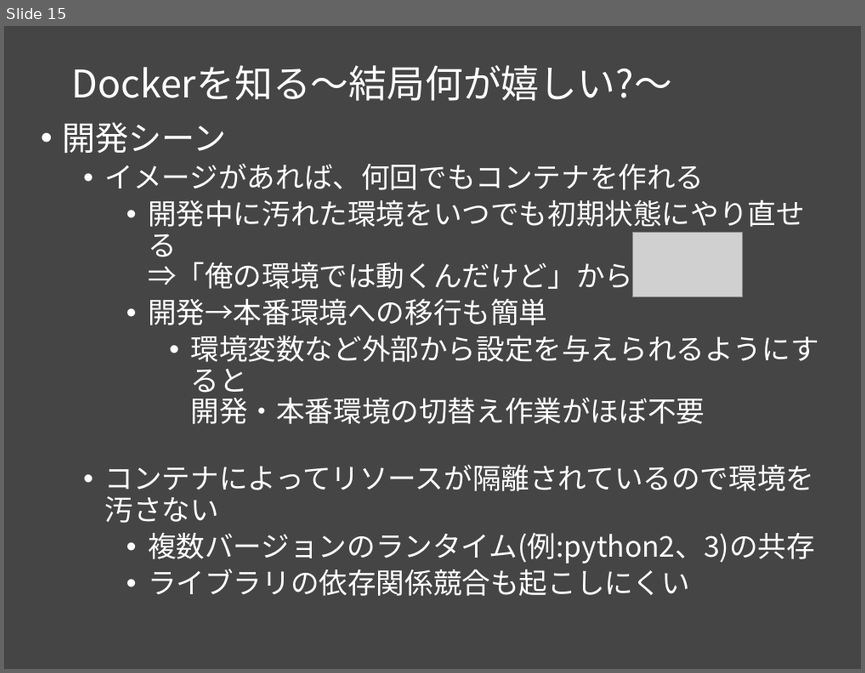
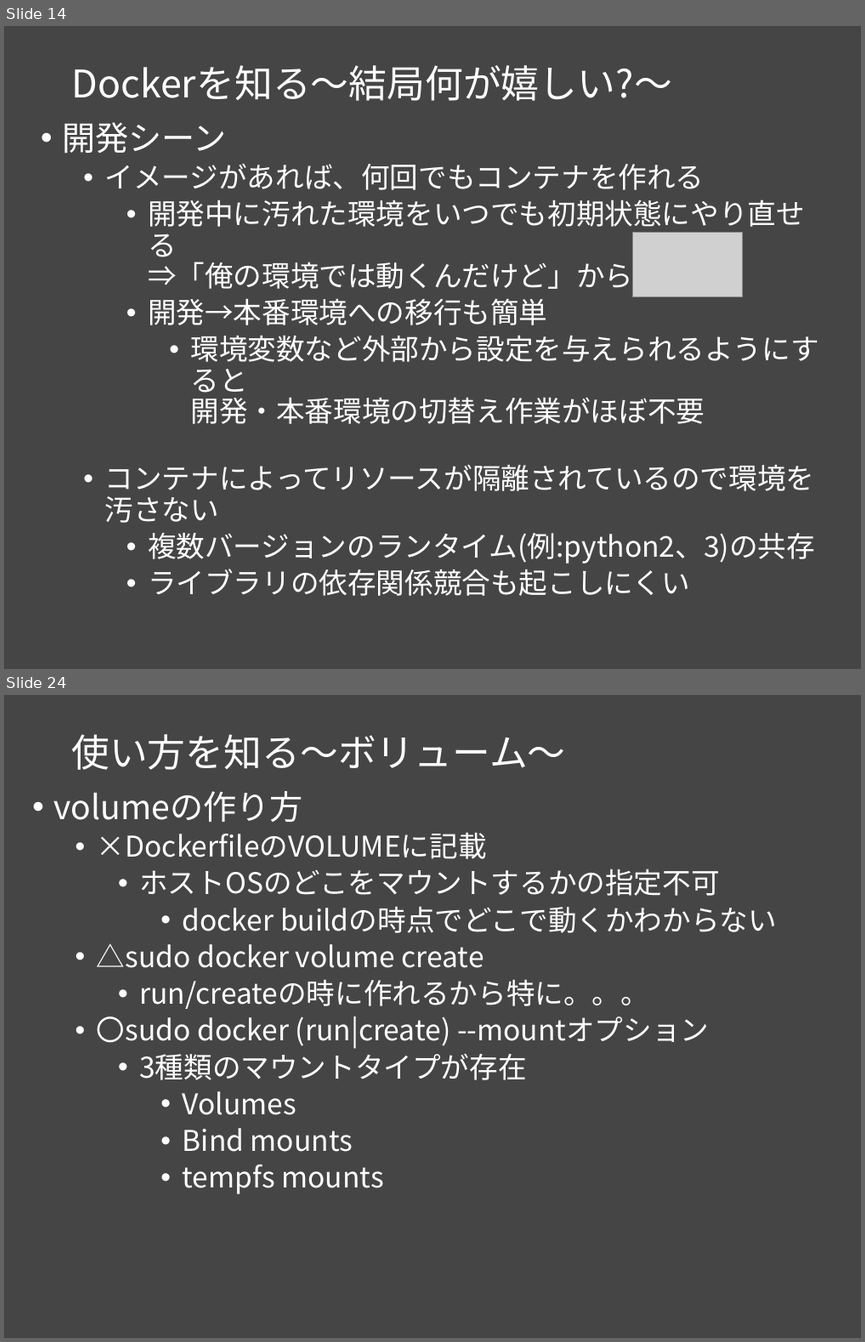
Before and after one commit to msntts/workshop_docker, a slide deck: docker勉強会Vol1.pptx. Shown one above the other, each under a label of ours: slide 15 before the commit, slides 14 and 24 after it; the slides between them are not shown. The pictures are 865x673 and 865x1342 pixels, drawn with LibreOffice and Linux fonts; fonts in the diff are those of the drawing; grey boxes stand for pictures. Boxes give left, top, right and bottom in pixels: in the first picture for what was removed or moved away, otherwise in the second. Text is boxed around its words. In the diff, an @@ line names an element or a change of style, - is before the commit and + after.

```diff
--- a/docker勉強会Vol1.pptx
+++ b/docker勉強会Vol1.pptx
@@ slide 24 added at [4,695,861,1338], background #454545 @@
@@ title added at [71,734,565,770], 32 pt, text #FFFFFF @@
+使い方を知る～ボリューム～
@@ text added at [53,791,777,1194], 24 pt, text #FFFFFF @@
+• volumeの作り方
+  • ×DockerfileのVOLUMEに記載
+    • ホストOSのどこをマウントするかの指定不可
+      • docker buildの時点でどこで動くかわからない
+  • △sudo docker volume create
+    • run/createの時に作れるから特に。。。
+  • 〇sudo docker (run|create) --mountオプション
+    • 3種類のマウントタイプが存在
+      • Volumes
+      • Bind mounts
+      • tempfs mounts
@@ what was slide 15 is now slide 14 @@
```
Also in this commit, not shown: 8 slides changed, 13 other slides added, 1 slide removed.
